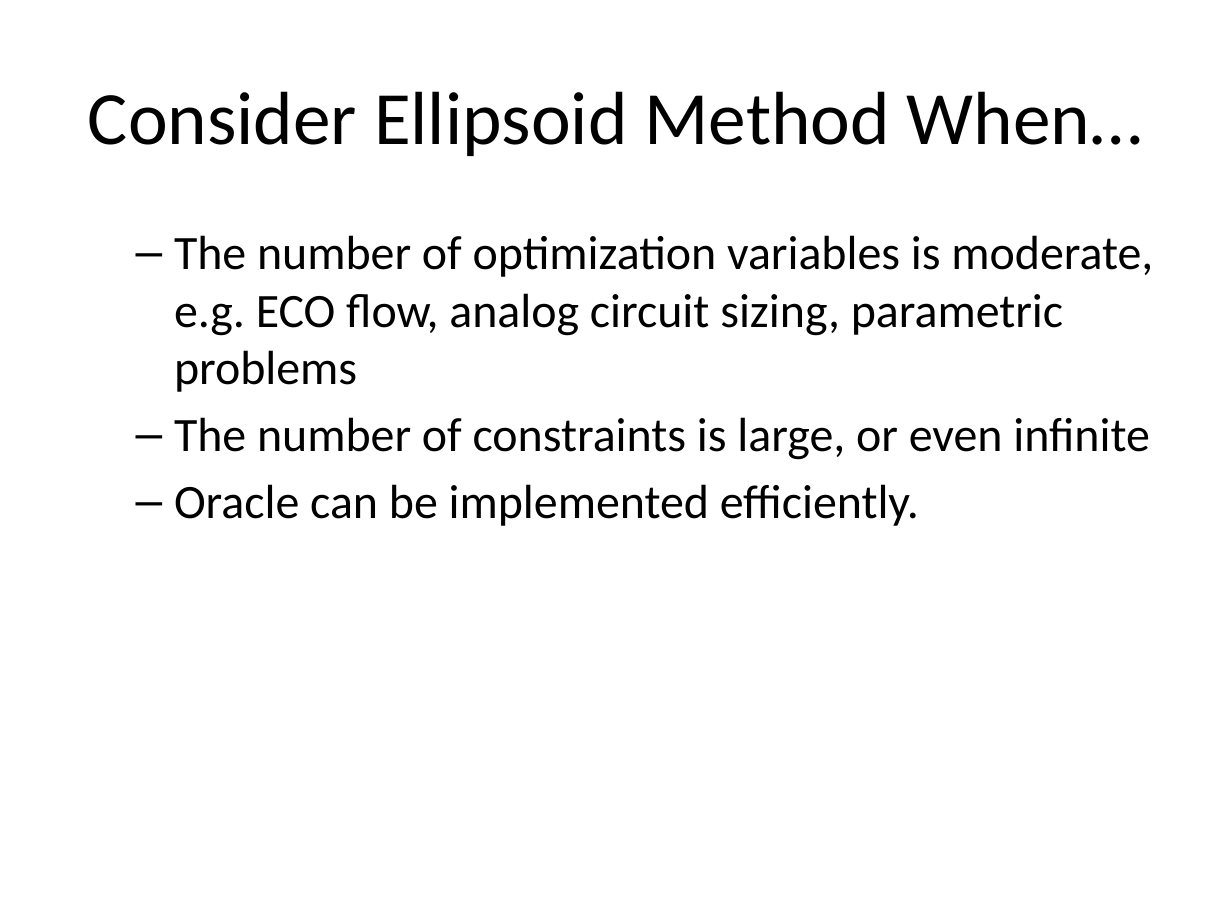
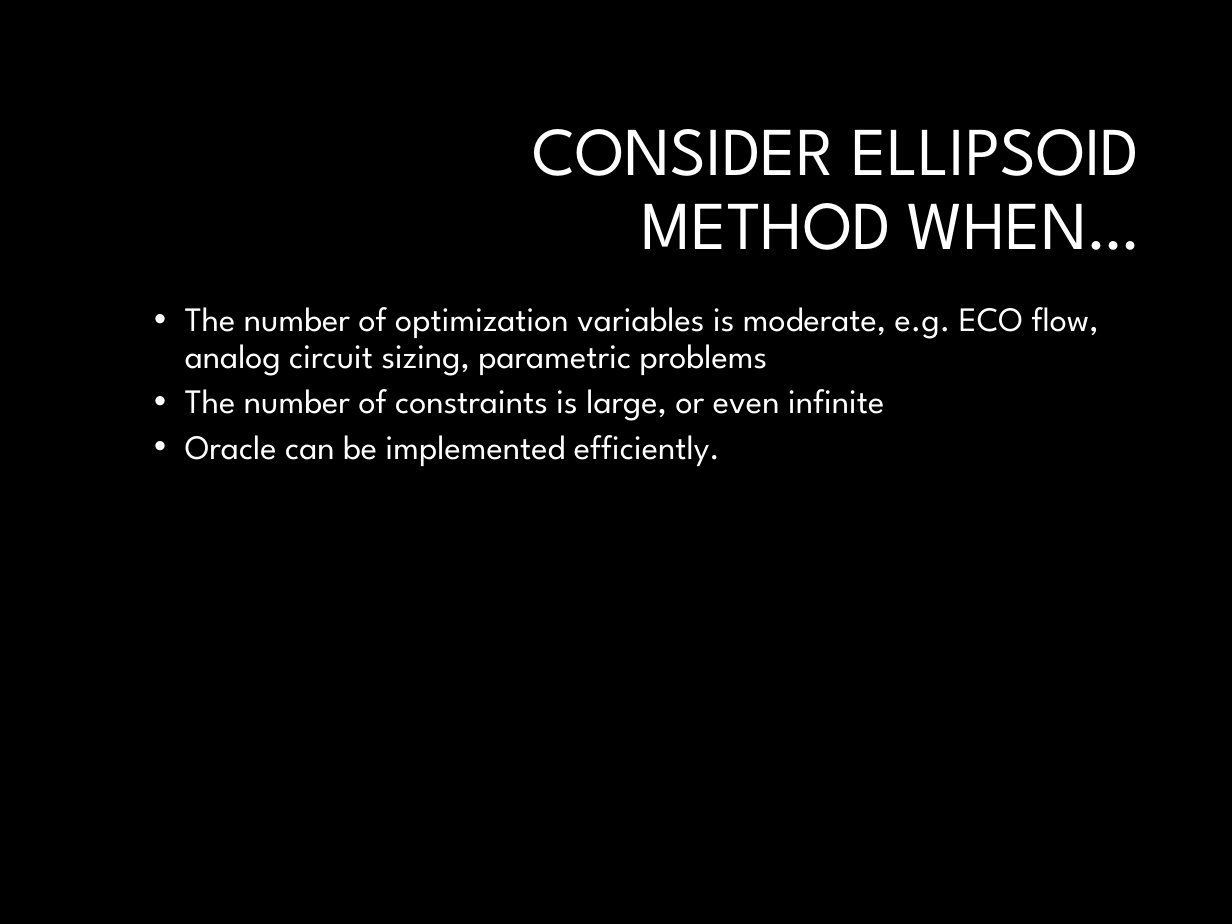
Before and after one commit to luk036/ellipsoid-method, a slide deck: slide 6 of temp4.pptx. Drawn at 1232x924 pixels with LibreOffice and Linux fonts; fonts in the diff are those of the drawing; background and template pictures are left out. Boxes give left, top, right and bottom in pixels: in the first picture for what was removed or moved away, otherwise in the second. Text is boxed around its words. In the diff, an @@ line names an element or a change of style, - is before the commit and + after.

```diff
--- a/temp4.pptx
+++ b/temp4.pptx
@@ background #FFFFFF to #000000 @@
@@ title at (x1=532, y1=129, x2=1140, y2=250): text changed; size 44 to 40 pt; font Calibri to League Spartan; text colour #000000 to #FFFFFF @@
-Consider Ellipsoid Method When…
+CONSIDER ELLIPSOID METHOD WHEN…
@@ text "The number of optimization variables ..." moved from (x1=174, y1=235, x2=1153, y2=526) to (x1=185, y1=307, x2=1099, y2=466) @@
@@ text "The number of optimization variables ..." at (x1=185, y1=307, x2=1099, y2=466): size 28 to 20 pt, font Calibri to League Spartan, text colour #000000 to #FFFFFF; bullet – to •; line spacing 1 to 0.9 @@
```
Also in this commit, not shown: 62 other slides changed, 2 other files.
